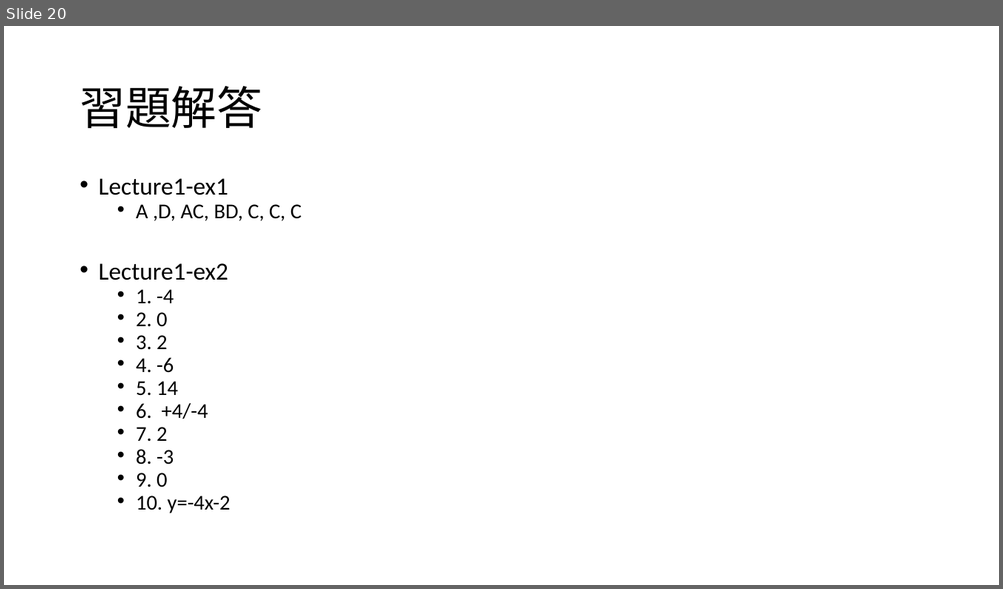
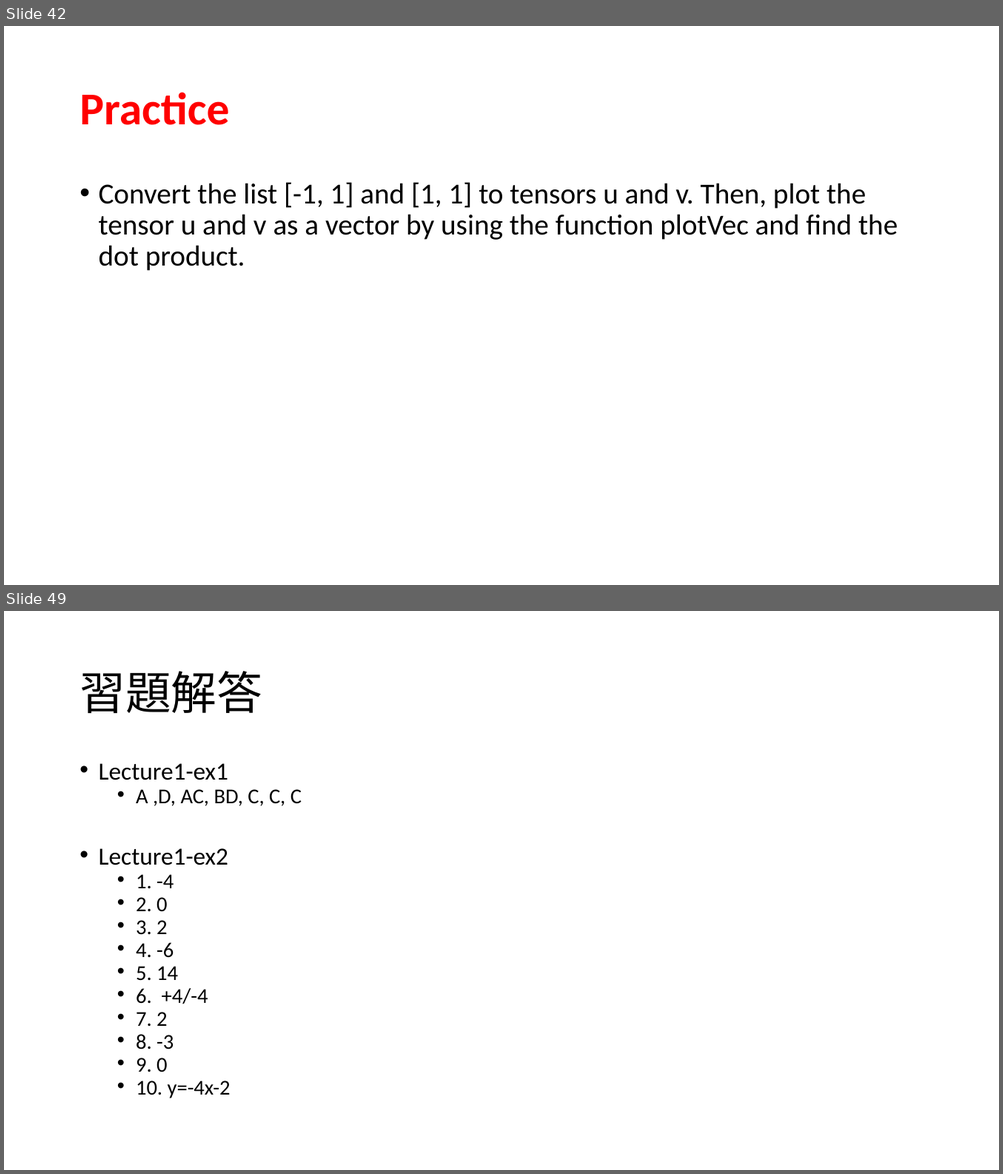
Before and after one commit to yychiang/110-2-VNU-Curriculum, a slide deck: 深度學習/深度學習數學基礎-1.pptx. Shown one above the other, each under a label of ours: slide 20 before the commit, slides 42 and 49 after it; the slides between them are not shown. The pictures are 1003x589 and 1003x1174 pixels, drawn with LibreOffice and Linux fonts; fonts in the diff are those of the drawing. Boxes give left, top, right and bottom in pixels: in the first picture for what was removed or moved away, otherwise in the second. Text is boxed around its words. In the diff, an @@ line names an element or a change of style, - is before the commit and + after.

```diff
--- a/深度學習/深度學習數學基礎-1.pptx
+++ b/深度學習/深度學習數學基礎-1.pptx
@@ slide 42 added at <box>4,26,999,585</box>, background #FFFFFF @@
@@ title added at <box>79,92,229,125</box>, 44 pt, text #FF0000, bold @@
+Practice
@@ text added at <box>99,182,897,271</box>, 28 pt, text #000000 @@
+• Convert the list [-1, 1] and [1, 1] to tensors u and v. Then, plot the tensor u and v as a vector by using the function plotVec and find the dot product.
@@ what was slide 20 is now slide 49 @@
```
Also in this commit, not shown: 28 other slides added.
